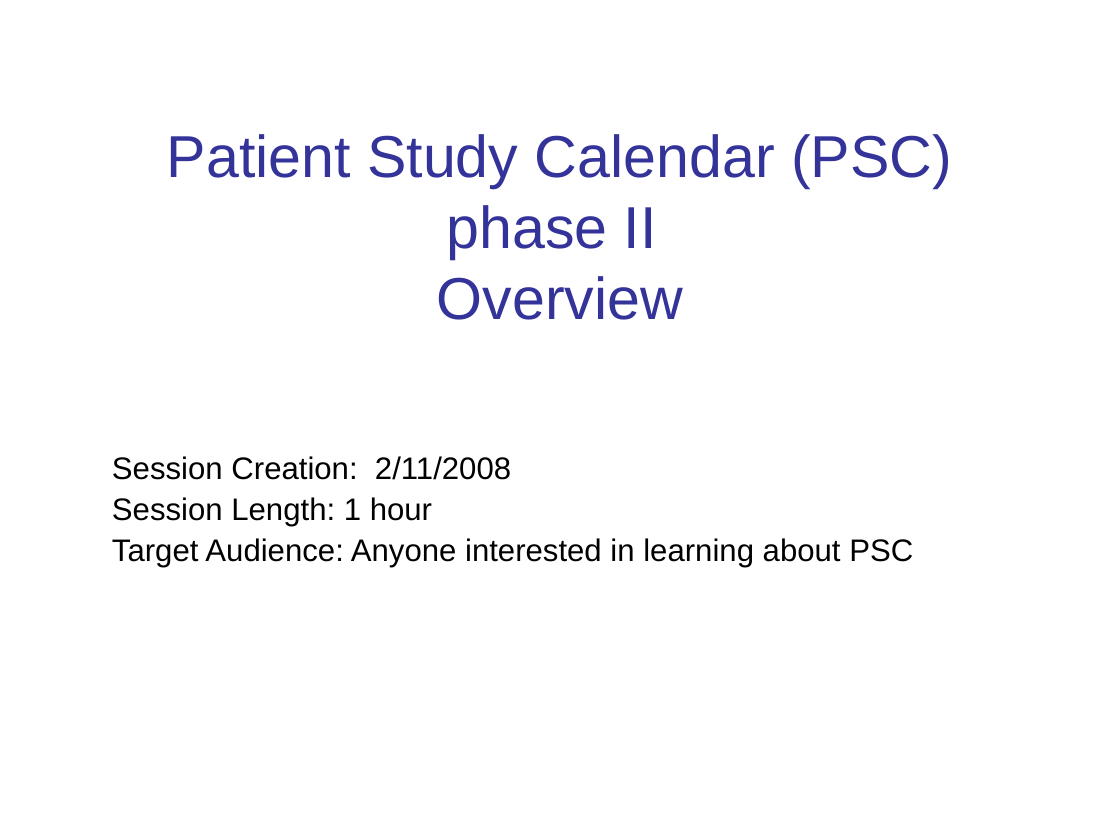
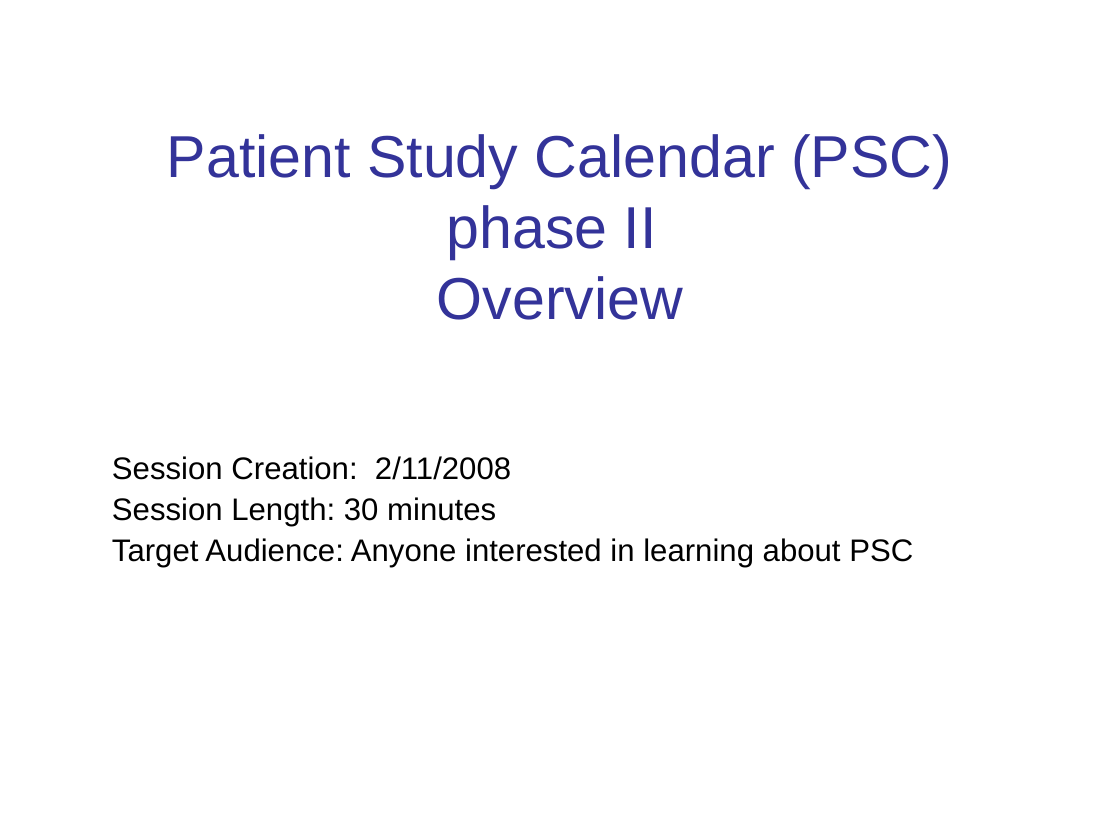
Before and after one commit to NCIP/psc-docs, a slide deck: slide 1 of deliverables/trunk/studycalendar/PhaseII/Transition/Training/PSC-ApplicationOverview.ppt. Drawn at 1120x840 pixels with LibreOffice and Linux fonts; fonts in the diff are those of the drawing; background and template pictures are left out. Boxes give left, top, right and bottom in pixels: in the first picture for what was removed or moved away, otherwise in the second. Text is boxed around its words. In the diff, an @@ line names an element or a change of style, - is before the commit and + after.

Commit message:
updated session length

```diff
--- a/deliverables/trunk/studycalendar/PhaseII/Transition/Training/PSC-ApplicationOverview.ppt
+++ b/deliverables/trunk/studycalendar/PhaseII/Transition/Training/PSC-ApplicationOverview.ppt
@@ subtitle at (112, 497, 496, 526): text changed @@
-Session Length: 1 hour
+Session Length: 30 minutes
```
